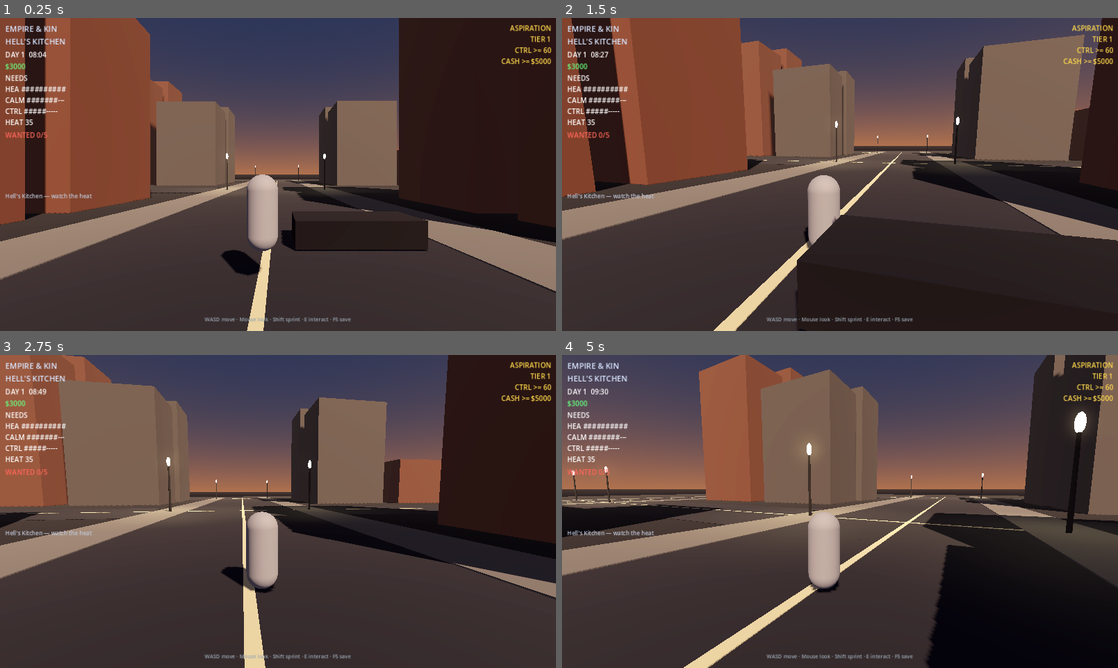
Above: before the commit, frames 1-4 (two rows, left to right).
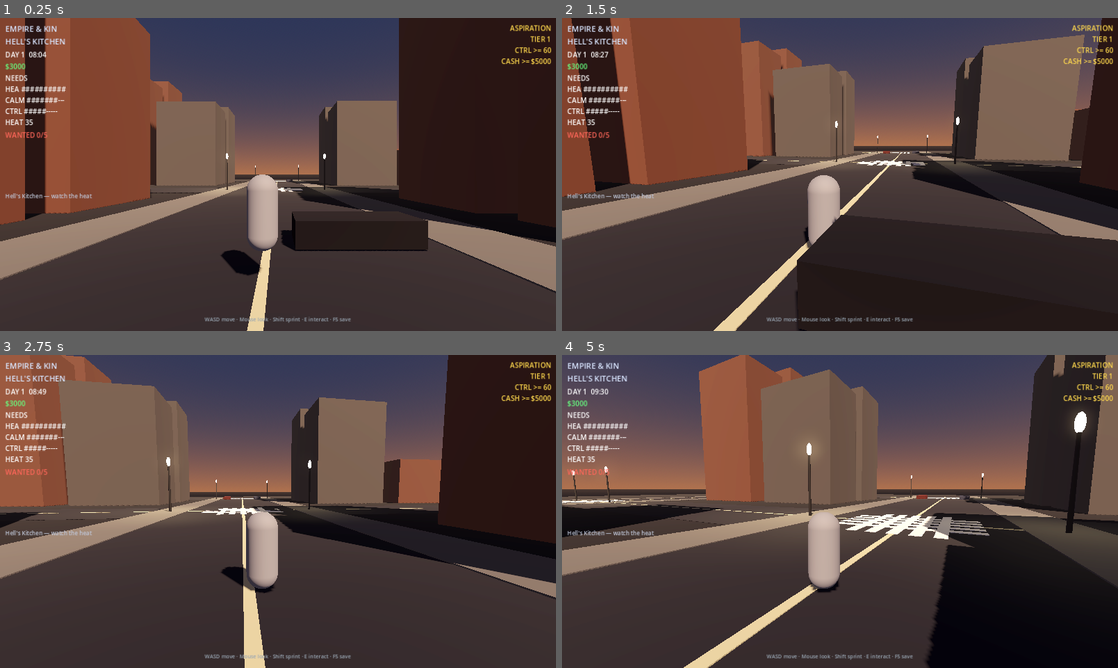
Above: after the commit, the same moments.

Repository: 5mil/empire-and-kin
Game: Godot game, scene res://scenes/main.tscn
Two runs of this game, one before a commit and one after it. Both use one fixed random seed, a clock stepped at 60 frames per second and the inputs below.
Inputs (mouse positions are in pixels of both pictures, inside the frame that each line leads up to):
- Up to frame 1 (0.25 s): no input
- Up to frame 2 (1.5 s): tap Enter at 0.5 s; move the mouse to (867, 174) at 0.52 s; hold E (interact) 0.53-1.28 s; hold W (move_forward) from 0.53 s (still down); move the mouse to (812, 174) at 1.27 s; tap 1 at 1.35 s
- Up to frame 3 (2.75 s): keep holding W (move_forward); move the mouse to (289, 505) at 2.02 s; tap 2 at 2.1 s
- Up to frame 4 (5 s): keep holding W (move_forward); move the mouse to (834, 517) at 2.77 s; tap E (interact) at 2.85 s; move the mouse to (878, 514) at 3.52 s; tap 1 at 3.6 s; move the mouse to (795, 508) at 4.27 s; tap 2 at 4.35 s

The runs differ from the first frame. In frame 1, less than 0.1% of the frame differs, in the area x 49-55%, y 51-56%; in frame 2, 0.2%; in frame 3, 0.2%; in frame 4, 1.2%, in the area x 0-77%, y 44-59%.

Commit message:
godot: HK — crosswalks + curb parked cars

Diff:
--- a/godot/scripts/districts/hells_kitchen_block.gd
+++ b/godot/scripts/districts/hells_kitchen_block.gd
@@ -1,6 +1,5 @@
 extends Node3D
-## Hell's Kitchen playable slice — geometry from real NYC street rules.
-## Avenues N–S, streets E–W. Reference ~40.7638, -73.9918.
+## Hell's Kitchen playable slice — real street rules + street dressing.
 
 @export var avenue_count: int = 3
 @export var street_count: int = 4
@@ -17,28 +16,15 @@
 	GameState.current_district_id = "hells_kitchen"
 
 func _build_grid() -> void:
-	var mat_road := StandardMaterial3D.new()
-	mat_road.albedo_color = Color(0.14, 0.14, 0.16)
-	mat_road.roughness = 0.95
-
-	var mat_walk := StandardMaterial3D.new()
-	mat_walk.albedo_color = Color(0.38, 0.37, 0.35)
-	mat_walk.roughness = 0.9
-
-	var mat_brick := StandardMaterial3D.new()
-	mat_brick.albedo_color = Color(0.42, 0.26, 0.20)
-	mat_brick.roughness = 0.88
-
-	var mat_brick2 := StandardMaterial3D.new()
-	mat_brick2.albedo_color = Color(0.32, 0.30, 0.28)
-	mat_brick2.roughness = 0.85
-
-	var mat_line := StandardMaterial3D.new()
-	mat_line.albedo_color = Color(0.75, 0.72, 0.55)
-	mat_line.roughness = 0.7
-
-	var mat_pole := StandardMaterial3D.new()
-	mat_pole.albedo_color = Color(0.15, 0.15, 0.15)
+	var mat_road := _mat(Color(0.14, 0.14, 0.16), 0.95)
+	var mat_walk := _mat(Color(0.38, 0.37, 0.35), 0.9)
+	var mat_brick := _mat(Color(0.42, 0.26, 0.20), 0.88)
+	var mat_brick2 := _mat(Color(0.32, 0.30, 0.28), 0.85)
+	var mat_line := _mat(Color(0.75, 0.72, 0.55), 0.7)
+	var mat_xwalk := _mat(Color(0.85, 0.85, 0.82), 0.75)
+	var mat_pole := _mat(Color(0.15, 0.15, 0.15), 0.6)
+	var mat_car := _mat(Color(0.2, 0.22, 0.28), 0.5)
+	var mat_car2 := _mat(Color(0.35, 0.12, 0.1), 0.5)
 
 	var origin := Vector3(
 		-(avenue_count - 1) * avenue_spacing * 0.5,
@@ -51,15 +37,17 @@
 		var length: float = (street_count - 1) * street_spacing + road_width + 20.0
 		var zc: float = origin.z + (street_count - 1) * street_spacing * 0.5
 		_add_static_box(Vector3(x, 0.05, zc), Vector3(road_width, 0.1, length), mat_road, true)
-		# Center line
 		_add_static_box(Vector3(x, 0.11, zc), Vector3(0.25, 0.02, length * 0.9), mat_line, false)
 		for side in [-1.0, 1.0]:
 			var sx: float = x + side * (road_width * 0.5 + sidewalk_width * 0.5)
 			_add_static_box(Vector3(sx, 0.08, zc), Vector3(sidewalk_width, 0.12, length), mat_walk, false)
-			# Lamps along sidewalk
 			for li in range(street_count):
 				var lz: float = origin.z + li * street_spacing
 				_add_lamp(Vector3(sx, 0.0, lz), mat_pole)
+				# Parked cars on curb every other lamp
+				if li % 2 == 0 and ai == 1:
+					var car_x: float = x + side * (road_width * 0.35)
+					_add_parked_car(Vector3(car_x, 0.45, lz + 6.0), mat_car if side > 0 else mat_car2)
 
 	for si in range(street_count):
 		var z: float = origin.z + si * street_spacing
@@ -67,6 +55,16 @@
 		var xc: float = origin.x + (avenue_count - 1) * avenue_spacing * 0.5
 		_add_static_box(Vector3(xc, 0.05, z), Vector3(length, 0.1, road_width), mat_road, true)
 		_add_static_box(Vector3(xc, 0.11, z), Vector3(length * 0.9, 0.02, 0.25), mat_line, false)
+
+	# Crosswalks at intersections
+	for ai in range(avenue_count):
+		for si in range(street_count):
+			var ix: float = origin.x + ai * avenue_spacing
+			var iz: float = origin.z + si * street_spacing
+			for s in range(5):
+				var o: float = (s - 2) * 1.1
+				_add_static_box(Vector3(ix + o, 0.12, iz), Vector3(0.6, 0.02, road_width * 0.7), mat_xwalk, false)
+				_add_static_box(Vector3(ix, 0.12, iz + o), Vector3(road_width * 0.7, 0.02, 0.6), mat_xwalk, false)
 
 	var rng := RandomNumberGenerator.new()
 	rng.seed = 1948
@@ -84,6 +82,28 @@
 				var mat: Material = mat_brick if (ai + si + row) % 2 == 0 else mat_brick2
 				_add_static_box(Vector3(ox, h * 0.5, cz - lot_d * 0.25), Vector3(bw, h, bd), mat, true)
 				_add_static_box(Vector3(ox, h * 0.45, cz + lot_d * 0.25), Vector3(bw * 0.95, h * 0.9, bd), mat, true)
+
+func _mat(c: Color, rough: float) -> StandardMaterial3D:
+	var m := StandardMaterial3D.new()
+	m.albedo_color = c
+	m.roughness = rough
+	return m
+
+func _add_parked_car(pos: Vector3, mat: Material) -> void:
+	var body := StaticBody3D.new()
+	body.position = pos
+	var mesh_i := MeshInstance3D.new()
+	var box := BoxMesh.new()
+	box.size = Vector3(1.8, 0.85, 4.0)
+	mesh_i.mesh = box
+	mesh_i.material_override = mat
+	body.add_child(mesh_i)
+	var col := CollisionShape3D.new()
+	var shape := BoxShape3D.new()
+	shape.size = Vector3(1.8, 0.85, 4.0)
+	col.shape = shape
+	body.add_child(col)
+	add_child(body)
 
 func _add_lamp(pos: Vector3, mat_pole: Material) -> void:
 	var body := StaticBody3D.new()
